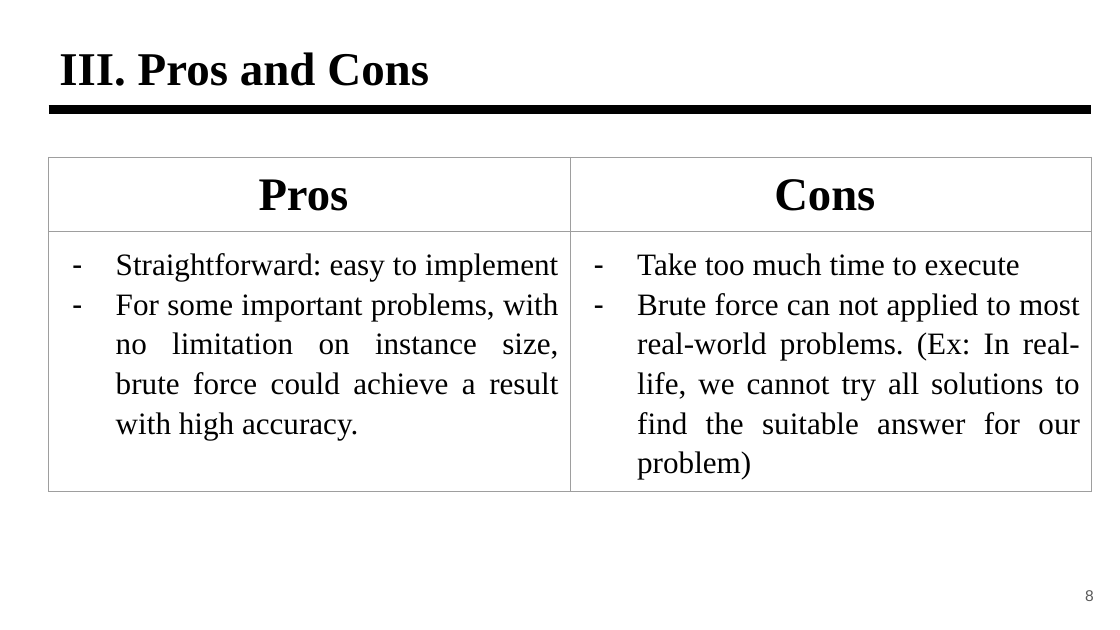
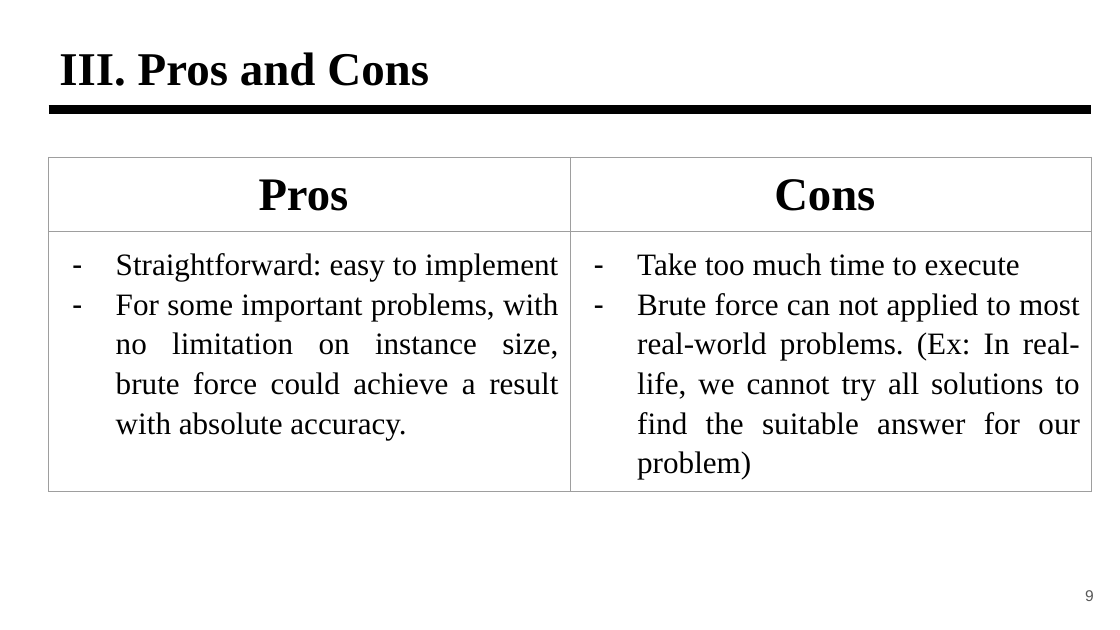
Before and after one commit to ThangDuong59/CS112.L23.KHCL, a slide deck: slide 9 of seminar/CS112-Brute-Force.pptx (slide 8 before the commit). Drawn at 1120x630 pixels with LibreOffice and Linux fonts; fonts in the diff are those of the drawing. Boxes give left, top, right and bottom in pixels: in the first picture for what was removed or moved away, otherwise in the second. Text is boxed around its words. In the diff, an @@ line names an element or a change of style, - is before the commit and + after.

```diff
--- a/seminar/CS112-Brute-Force.pptx
+++ b/seminar/CS112-Brute-Force.pptx
@@ table at (48,157,1092,512) @@
-row 2, column 1: Straightforward: easy to implement / For some important problems, with no limitation on instance size, brute force could achieve a result with high accuracy.
+row 2, column 1: Straightforward: easy to implement / For some important problems, with no limitation on instance size, brute force could achieve a result with absolute accuracy.
```
Also in this commit, not shown: 5 other slides changed, 1 slide added.
